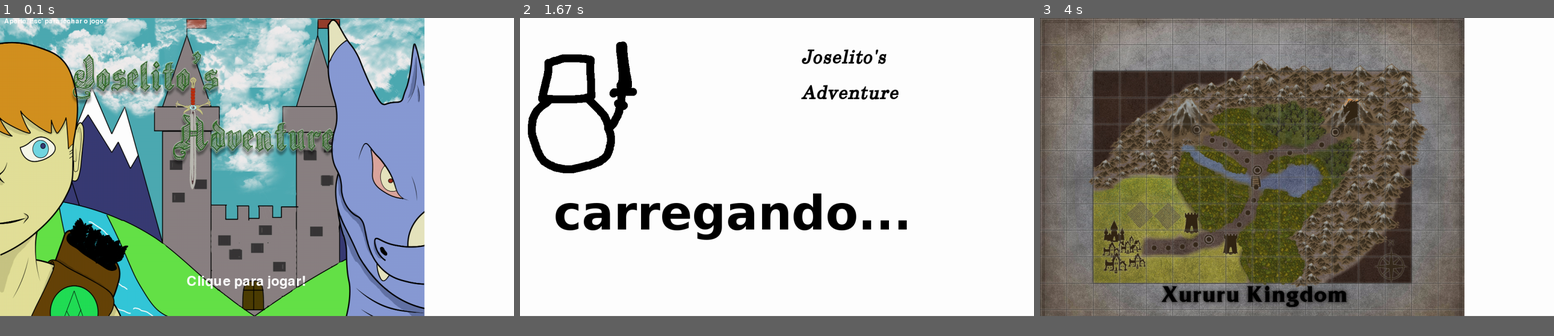
Above: before the commit, frames 1-3 (left to right).
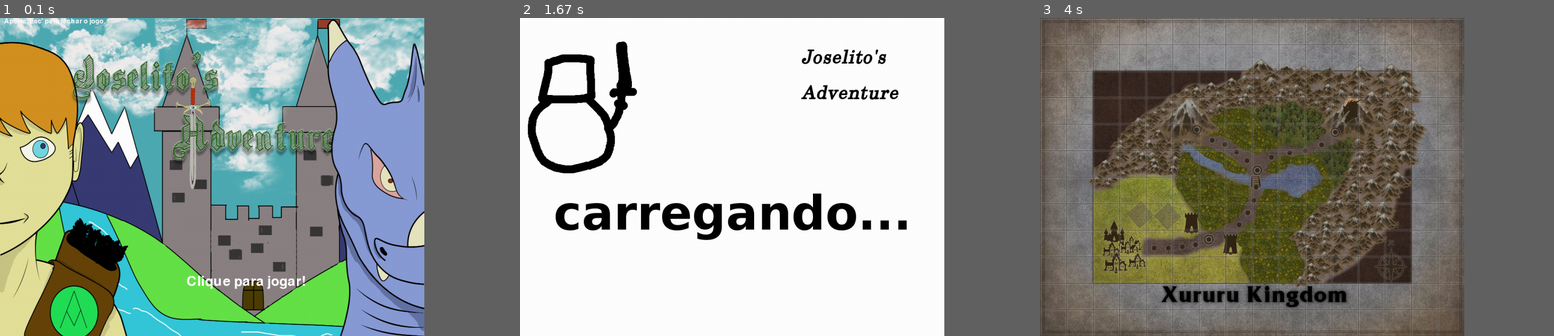
Above: after the commit, the same moments.

Repository: BigBodao/Joselito-s-Adventure
Game: pygame game, started from menu(pygame).py
The game is run twice, just before and just after one commit, with the same random seed, the same clock (stepped at 60 frames per second) and the same inputs.
Inputs (mouse positions are in pixels of both pictures, inside the frame that each line leads up to):
- Up to frame 1 (0.1 s): no input
- Up to frame 2 (1.67 s): click (730, 177) at 0.38 s
- Up to frame 3 (4 s): no input
The window is 900x522 before the commit and 743x557 after it. Grey fills any space a smaller window leaves; there, only what the larger window draws over its background counts as a difference.

The runs differ from the first frame. In frame 1, 4.3% of the frame differs, in the area x 0-83%, y 0-100%; in frame 2, 0.4%; in frame 3, 1.1%.

Commit message:
Update menu(pygame).py

Diff:
--- a/menu(pygame).py
+++ b/menu(pygame).py
@@ -5,7 +5,7 @@
 from pygame.locals import *
 
 pygame.init()
-windowSurface = pygame.display.set_mode((1240, 720), 0, 32)
+windowSurface = pygame.display.set_mode((1024, 768), 0, 32)
 pygame.display.set_caption("Joselito's Adventure")
 mainClock = pygame.time.Clock()
 
